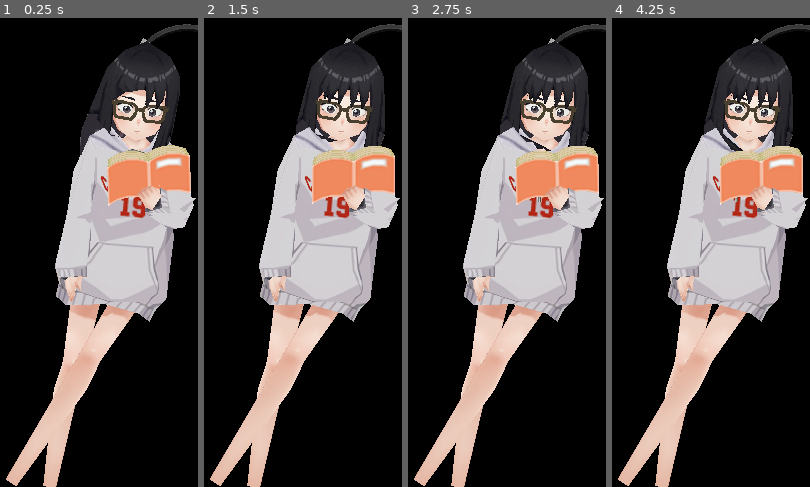
Above: before the commit, frames 1-4 (left to right).
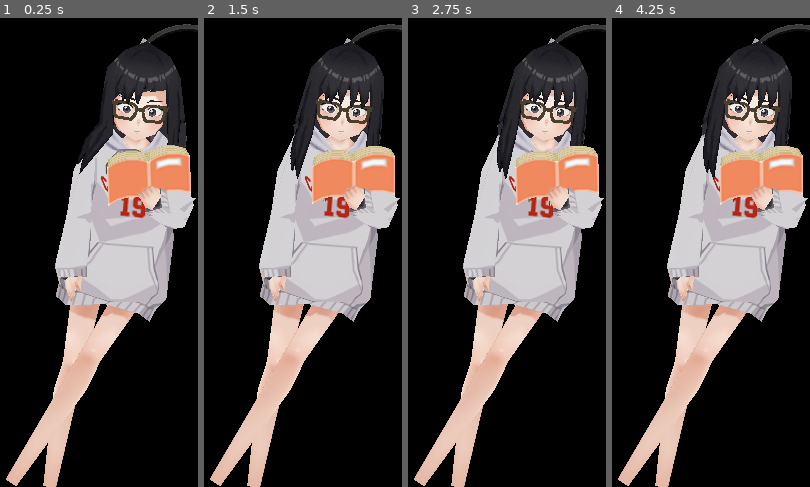
Above: after the commit, the same moments.

Repository: Galaxxxy60/FocusPals-Hackathon
Game: Godot game, scene res://main.tscn
Same seed, same stepped clock (60 frames per second), same inputs: the game is played once before the commit and once after it.
Inputs (mouse positions are in pixels of both pictures, inside the frame that each line leads up to):
- Up to frame 1 (0.25 s): no input
- Up to frame 2 (1.5 s): tap Enter at 0.5 s; move the mouse to (289, 210) at 0.52 s; click (289, 210) at 0.67 s; move the mouse to (outside the picture) at 1.27 s; click (outside the picture) at 1.42 s
- Up to frame 3 (2.75 s): move the mouse to (445, 125) at 2.02 s; click (445, 125) at 2.17 s
- Up to frame 4 (4.25 s): move the mouse to (outside the picture) at 2.77 s; click (outside the picture) at 2.92 s; move the mouse to (730, 313) at 3.52 s; click (730, 313) at 3.67 s

The runs differ from the first frame. In frame 1, 2.7% of the frame differs, in the area x 38-97%, y 10-39%; in frame 2, 1.2%; in frame 3, 1.2%; in frame 4, 1.2%.
Error before the commit: Parse Error: Identifier "strike_sequence_started" not declared in the current scope. (res://tama_anim_tree.gd:374)

Commit message:
feat: AnimTree fix + gaze system overhaul
- Fix PackedStringArray type mismatch (Godot 4.6 compat)
- Fix report_mood race condition (mood fires before audio)
- Add SCREEN_SCAN: eyes+head follow screen on classify_screen
- Three scan styles: side-eye (S<3), appuye (S<6), full stare (S>=6)
- Wall_talk gaze: mouse follow (deep work) / look at user (convo)
- Eyes always 100% toward screen during scan, head scales with S
- Bypass eye head-compensation during scan for crisp side-eye

Diff:
--- a/godot/main.gd
+++ b/godot/main.gd
@@ -263,6 +263,15 @@
 
 # ─── Animation Tree (separate module) ─────────────────────
 var _anim_tree_module = null  # tama_anim_tree.gd instance
+var _wall_talk_mouse_follow: bool = false  # Track mouse during WALL_TALK (deep work)
+
+# ─── Screen Scan Glance (periodic "checking" look) ────────
+var _scan_glance_timer: float = 0.0       # Countdown: when >0, head is turned
+var _scan_glance_cooldown: float = 0.0    # Time until next glance is allowed
+var _scan_eye_active: bool = false        # Bypass eye head-compensation during scan
+const SCAN_GLANCE_DURATION: float = 1.8   # How long she looks at screen
+const SCAN_GLANCE_MIN_CD: float = 8.0     # Min seconds between glances
+const SCAN_GLANCE_MAX_CD: float = 15.0    # Max seconds between glances
 
 # ─── Post-animation delta (for deferred gaze/spring bones) ──
 var _last_delta: float = 0.0
@@ -323,6 +332,32 @@
 
 func _on_tree_state_changed(old_state: String, new_state: String) -> void:
 	print("🎬 State: %s → %s" % [old_state, new_state])
+
+	# ── Gaze follows animation state ──
+	if new_state == "WALL_TALK":
+		# She's leaning in to talk — look at what matters
+		if conversation_active:
+			# Conversation: look at the user (they're talking to her)
+			set_gaze(GazeTarget.USER, 4.0)
+			_wall_talk_mouse_follow = false
+		else:
+			# Deep work: follow the mouse cursor (that's where the user works)
+			_wall_talk_mouse_follow = true
+			_gaze_active = true
+			_gaze_blend_target = 1.0
+			# Initial direction: glance at screen center, mouse tracking takes over
+			var mouse_pos := DisplayServer.mouse_get_position()
+			set_gaze_at_screen_point(float(mouse_pos.x), float(mouse_pos.y), 3.0)
+	elif new_state == "WALL_TALK":
+		pass  # unreachable but keeps match clean
+	elif (new_state == "ON_WALL" and old_state == "WALL_TALK") or \
+		 (new_state == "ON_WALL" and old_state == "RETURNING_WALL"):
+		# Done talking or returned from standing — back to book
+		_wall_talk_mouse_follow = false
+		set_gaze(GazeTarget.NEUTRAL, 2.0)
+	elif new_state == "LEAVING_WALL" or new_state == "STANDING":
+		# Leaving wall for real (suspicion escalation) — stop mouse follow
+		_wall_talk_mouse_follow = false
 
 
 func _on_tree_strike_fire() -> void:
@@ -704,6 +739,17 @@
 		if _ack_gaze_timer <= 0:
 			set_gaze(GazeTarget.NEUTRAL, 6.0)  # Snappy return to book
 
+	# Scan glance timer — auto-return after glance duration
+	if _scan_glance_cooldown > 0:
+		_scan_glance_cooldown -= delta
+	if _scan_glance_timer > 0:
+		_scan_glance_timer -= delta
+		if _scan_glance_timer <= 0:
+			# Glance over — smoothly return to book + eyes to center
+			set_gaze(GazeTarget.NEUTRAL, 2.0)
+			_set_eye_look(0.0, 0.0)  # Eyes back to center
+			_scan_eye_active = false
+
 	# Sync gaze targets to modifier BEFORE it processes (modifier runs after AnimationPlayer)
 	_sync_gaze_to_modifier()
 
@@ -728,12 +774,14 @@
 		_update_eye_follow(delta)
 
 		# Gaze debug mouse tracking — compute targets (actual bone write is in modifier)
-		if _debug_gaze_mouse and _gaze_active:
+		if (_debug_gaze_mouse or _wall_talk_mouse_follow) and _gaze_active:
 			var mouse_pos2 = DisplayServer.mouse_get_position()
 			var target_3d = _screen_to_world(float(mouse_pos2.x), float(mouse_pos2.y))
 			_gaze_world_target = target_3d
-			_look_at_world_point(target_3d, 8.0)
-			# Immediate sync for F3 mouse tracking (targets just computed)
+			# Smoother tracking for wall_talk (3.0) vs debug (8.0)
+			var track_speed: float = 3.0 if _wall_talk_mouse_follow else 8.0
+			_look_at_world_point(target_3d, track_speed)
+			# Immediate sync for mouse tracking (targets just computed)
 			_sync_gaze_to_modifier()
 
 # ─── Eye Follow (saccadic blend-shape eye movement) ──────
@@ -771,7 +819,8 @@
 		_eye_follow_h = lerpf(_eye_follow_h, 0.0, t)
 		_eye_follow_v = lerpf(_eye_follow_v, 0.0, t)
 	# Compensate for head gaze: reduce eye movement as head turns
-	var head_comp: float = 1.0 - (_gaze_blend * 0.5)
+	# BUT during scan glance, bypass: we want the side-eye to stay crisp
+	var head_comp: float = 1.0 if _scan_eye_active else (1.0 - (_gaze_blend * 0.5))
 	var h: float = _eye_follow_h * head_comp
 	var v: float = _eye_follow_v * head_comp
 	# Horizontal: swapped because Tama faces the user (mirrored)
@@ -895,7 +944,11 @@
 				_anim_tree_module.play_strike()
 				_activate_imba(1)
 			elif key in ["idle_wall_talk"]:
-				_anim_tree_module.play_wall_talk()
+				if _anim_tree_module.is_on_wall():
+					_anim_tree_module.play_wall_talk()
+				else:
+					# Already standing — can't wall_talk, fallback to idle
+					_anim_tree_module.set_standing_anim("idle")
 			elif key == "suspicious":
 				_anim_tree_module.set_standing_anim("suspicious")
 			elif key == "angry":
@@ -965,6 +1018,48 @@
 			var base_jaw: float = JAW_OPEN_MAP.get(shape, 0.3)
 			_set_jaw_open(base_jaw * clampf(amp, 0.3, 1.0))
 		return
+	elif command == "SCREEN_SCAN":
+		# Tama just analyzed the screen — visually show she's looking
+		var scan_s: float = data.get("suspicion", 0.0)
+		# Only glance when on wall and not already engaged
+		if _anim_tree_module and _anim_tree_module.is_on_wall() \
+				and not _wall_talk_mouse_follow and not _is_speaking:
+			# Three look styles based on suspicion:
+			# Eyes ALWAYS at full intensity — the primary visual cue
+			# Only HEAD movement scales with suspicion level
+			# ──────────────────────────────────────────────────────
+			# SIDE-EYE (S<3): eyes dart to screen, head barely moves
+			# APPUYÉ (S 3-5): eyes full + head turns noticeably
+			# FULL STARE (S≥6): eyes locked + head fully turned
+			# ──────────────────────────────────────────────────────
+			var head_blend: float
+			var look_duration: float
+			var head_speed: float
+			if scan_s < 3.0:
+				# SIDE-EYE: eyes do ALL the work, head barely moves
+				head_blend = 0.15
+				look_duration = 1.5
+				head_speed = 1.5
+			elif scan_s < 6.0:
+				# APPUYÉ: eyes full + head follows
+				head_blend = 0.5
+				look_duration = 2.2
+				head_speed = 3.0
+			else:
+				# FULL STARE: everything maxed
+				head_blend = 1.0
+				look_duration = 2.8
+				head_speed = 4.0
+			# Head turn (subtle to full)
+			set_gaze_subtle(GazeTarget.SCREEN_CENTER, head_speed, head_blend)
+			# Eyes ALWAYS at full: -1.0 horizontal = toward screen, -0.3 vertical = slightly up
+			# (contrasts with book-reading pose where eyes look down)
+			_set_eye_look(-1.0, -0.3)
+			_scan_eye_active = true
+			_scan_glance_timer = look_duration
+			# Reset cooldown so periodic glance doesn't fight
+			_scan_glance_cooldown = SCAN_GLANCE_MAX_CD
+		return
 	elif command == "CONNECTION_STATUS":
 		var conn_status = data.get("status", "")
 		_gemini_status = conn_status
@@ -994,8 +1089,37 @@
 	session_elapsed_secs = data.get("session_elapsed_secs", 0)
 	session_duration_secs = data.get("session_duration_secs", 3000)
 
-
-# ─── Suspicion Tiers ──────────────────────────────────────
+	# ── Screen scan glance — periodic "I'm watching" head turn ──
+	_try_scan_glance()
+
+
+# ─── Screen Scan Glance ──────────────────────────────────
+func _try_scan_glance() -> void:
+	"""Periodically glance at the screen during deep work.
+	Makes Tama feel alive — she 'checks' what you're doing."""
+	if _scan_glance_cooldown > 0:
+		return
+	# Only glance when on the wall, idle, not talking, not already looking
+	if not _anim_tree_module:
+		return
+	if not _anim_tree_module.is_on_wall():
+		return
+	if _anim_tree_module.current_state != 0:  # 0 = ON_WALL (not WALL_TALK etc)
+		return
+	if _wall_talk_mouse_follow:
+		return
+	if _gaze_blend > 0.1:  # Already gazing somewhere (ack, conversation, etc)
+		return
+	if _is_speaking:
+		return
+
+	# Trigger a subtle glance toward screen center
+	set_gaze_subtle(GazeTarget.SCREEN_CENTER, 3.0, 0.6)
+	_scan_glance_timer = SCAN_GLANCE_DURATION
+	# Randomize next cooldown for natural feel
+	_scan_glance_cooldown = randf_range(SCAN_GLANCE_MIN_CD, SCAN_GLANCE_MAX_CD)
+
+
 func _get_tier() -> int:
 	if suspicion_index >= 9.0: return 3  # STRIKE
 	if suspicion_index >= 6.0: return 2  # ANGRY
--- a/godot/main.tscn
+++ b/godot/main.tscn
@@ -2,49 +2,103 @@
 
 [ext_resource type="Script" uid="uid://dk11vbtj4hllf" path="res://main.gd" id="1_script"]
 [ext_resource type="PackedScene" uid="uid://dw2nxp5ti8x50" path="res://Tama._ver2.glb" id="2_h2yge"]
-[ext_resource type="Texture2D" uid="uid://cmyiemxta4c2w" path="res://blenderOne.png" id="3_h2yge"]
 [ext_resource type="PackedScene" uid="uid://cvvxysihq500i" path="res://headPhones.glb" id="4_1bvp3"]
+[ext_resource type="Texture2D" uid="uid://g71m8ddcu10r" path="res://Tama_blenderOne.png" id="4_lquwl"]
 
-[sub_resource type="StandardMaterial3D" id="StandardMaterial3D_0xm2m"]
+[sub_resource type="StandardMaterial3D" id="StandardMaterial3D_7mycd"]
 shading_mode = 0
-albedo_texture = ExtResource("3_h2yge")
+albedo_texture = ExtResource("4_lquwl")
 
-[sub_resource type="StandardMaterial3D" id="StandardMaterial3D_h2yge"]
+[sub_resource type="StandardMaterial3D" id="StandardMaterial3D_272bh"]
 shading_mode = 0
-albedo_texture = ExtResource("3_h2yge")
+albedo_texture = ExtResource("4_lquwl")
 
-[sub_resource type="StandardMaterial3D" id="StandardMaterial3D_1bvp3"]
+[sub_resource type="StandardMaterial3D" id="StandardMaterial3D_5vw27"]
 shading_mode = 0
-albedo_texture = ExtResource("3_h2yge")
+albedo_texture = ExtResource("4_lquwl")
 
-[sub_resource type="StandardMaterial3D" id="StandardMaterial3D_lquwl"]
+[sub_resource type="StandardMaterial3D" id="StandardMaterial3D_kek77"]
 transparency = 2
 alpha_scissor_threshold = 0.5
 alpha_antialiasing_mode = 0
 shading_mode = 0
-albedo_texture = ExtResource("3_h2yge")
+albedo_texture = ExtResource("4_lquwl")
 
-[sub_resource type="StandardMaterial3D" id="StandardMaterial3D_7mycd"]
+[sub_resource type="StandardMaterial3D" id="StandardMaterial3D_4c57u"]
 transparency = 2
 alpha_scissor_threshold = 0.5
 alpha_antialiasing_mode = 0
 shading_mode = 0
-albedo_texture = ExtResource("3_h2yge")
+albedo_texture = ExtResource("4_lquwl")
+
+[sub_resource type="StandardMaterial3D" id="StandardMaterial3D_efxa6"]
+shading_mode = 0
+albedo_texture = ExtResource("4_lquwl")
 
 [node name="Node3D" type="Node3D" unique_id=436502441]
 script = ExtResource("1_script")
 
-[node name="Tama" parent="." unique_id=1006748452 instance=ExtResource("2_h2yge")]
+[node name="Tama" parent="." unique_id=1246083364 instance=ExtResource("2_h2yge")]
 transform = Transform3D(1, 0, 0, 0, 1, 0, 0, 0, 1, 0.4677993, 1.1920929e-07, -0.109035015)
 
-[node name="Geo_Body_004" parent="Tama/Armature/Skeleton3D" parent_id_path=PackedInt32Array(1006748452, 1715233788) index="0" unique_id=466829972]
-surface_material_override/0 = SubResource("StandardMaterial3D_0xm2m")
-surface_material_override/1 = SubResource("StandardMaterial3D_h2yge")
-surface_material_override/2 = SubResource("StandardMaterial3D_1bvp3")
-surface_material_override/3 = SubResource("StandardMaterial3D_lquwl")
-surface_material_override/4 = SubResource("StandardMaterial3D_7mycd")
+[node name="Skeleton3D" parent="Tama/Armature" parent_id_path=PackedInt32Array(1246083364, 1726979517) index="0" unique_id=78239378]
+bones/0/position = Vector3(-0.49244112, 0.9312169, 0.012451796)
+bones/0/rotation = Quaternion(0.0011233228, -0.7071065, -0.0011233069, 0.7071054)
+bones/1/rotation = Quaternion(1.6790671e-09, 4.173115e-07, 0.0015886577, 0.99999875)
+bones/2/rotation = Quaternion(-1.0394552e-15, 5.4975196e-14, -8.364278e-10, 1)
+bones/3/rotation = Quaternion(-1.4719164e-16, 2.9802317e-07, 1.9871849e-09, 1)
+bones/4/rotation = Quaternion(-1.4129596e-08, -2.052124e-08, -0.2187827, 0.97577363)
+bones/5/position = Vector3(0.07001756, 0.23497857, -0.04628065)
+bones/5/rotation = Quaternion(0.9580337, 0.28545827, 0.02614496, 0.001230943)
+bones/6/position = Vector3(0.07095759, 0.24042453, 0.048506107)
+bones/6/rotation = Quaternion(0.95803326, 0.28546003, 0.026142599, 0.0012349071)
+bones/7/rotation = Quaternion(0.9736725, 0.22559059, -0.032486934, -0.003925009)
+bones/8/rotation = Quaternion(-0.030959206, -0.01858506, -0.11188605, 0.99306476)
+bones/9/rotation = Quaternion(0.9773509, 0.20805725, -0.02443181, 0.030008627)
+bones/10/rotation = Quaternion(0.04503279, 0.015751721, -0.11152243, 0.9926161)
+bones/12/rotation = Quaternion(-0.07150681, -0.03990399, 0.98485166, -0.15284571)
+bones/13/rotation = Quaternion(0.6241165, 0.34176236, -0.62025034, -0.33010113)
+bones/14/rotation = Quaternion(-0.29083794, 0.6655656, 0.24880682, 0.6407269)
+bones/15/rotation = Quaternion(-1.8388286e-05, -2.1910322e-05, -0.0023548277, 0.9999972)
+bones/16/rotation = Quaternion(-0.043657605, -0.18284975, -0.03962752, 0.98137134)
+bones/17/rotation = Quaternion(-0.23424482, -0.24748129, -0.5327467, 0.7746377)
+bones/18/rotation = Quaternion(0.670178, -0.26388356, -0.60060877, 0.34712562)
+bones/19/rotation = Quaternion(0.38312772, 0.7296375, -0.078560434, 0.560955)
+bones/20/rotation = Quaternion(-0.00019646499, 0.0005620456, -0.21248439, 0.9771643)
+bones/21/rotation = Quaternion(0.02201416, 0.0016220808, 0.07882634, 0.99664396)
+bones/22/rotation = Quaternion(0.1540962, -0.016957033, -0.18894514, 0.9696735)
+bones/23/rotation = Quaternion(-0.67184913, -0.18046659, 0.69982004, -0.16218033)
+bones/27/rotation = Quaternion(-0.6784661, -0.15216812, 0.69129264, -0.19657867)
+bones/31/position = Vector3(0.00020976132, 0.020117657, -0.12785359)
+bones/31/rotation = Quaternion(-0.021604067, -0.05632649, 0.99565774, -0.07089652)
+bones/31/scale = Vector3(1.0000575, 0.9999938, 0.999999)
+bones/32/rotation = Quaternion(-1.0053339e-07, -3.2307872e-07, -0.11460791, 0.9934108)
+bones/32/scale = Vector3(0.99999166, 1.0147121, 0.9999995)
+bones/33/rotation = Quaternion(1.992359e-06, -1.6521806e-08, 0.5867863, 0.80974185)
+bones/34/rotation = Quaternion(-0.0035828617, -0.0060902964, 0.9963796, -0.084722236)
+bones/34/scale = Vector3(1.000054, 1.0000002, 1.0000001)
+bones/35/rotation = Quaternion(-4.6199776e-07, -2.3131574e-07, -0.1459984, 0.9892849)
+bones/35/scale = Vector3(0.9999993, 1.000001, 0.9999997)
+bones/36/rotation = Quaternion(1.9633867e-06, 2.999753e-07, 0.44682735, 0.8946203)
+bones/37/position = Vector3(-0.22443163, 0.8703613, 0.043714304)
+bones/38/position = Vector3(-0.2980447, 1.128186, 0.33015177)
+bones/39/position = Vector3(-0.7626684, 0.8973582, 0.02820977)
+bones/39/rotation = Quaternion(0, 0.6321947, 0, 0.7748096)
+bones/40/position = Vector3(-0.82625955, 1.0509348, 0.23055694)
+bones/41/position = Vector3(-0.25815862, 0.027787397, 0.031388406)
+bones/42/position = Vector3(0.15045404, 0.4904002, 0.039363593)
+bones/43/position = Vector3(-0.57824206, 0.0431419, 0.022076495)
+bones/44/position = Vector3(0.004816562, 0.3312649, 0.021962315)
 
-[node name="HeadPhones" parent="Tama/Armature/Skeleton3D" parent_id_path=PackedInt32Array(1006748452, 1715233788) index="1" unique_id=1360701076 instance=ExtResource("4_1bvp3")]
+[node name="HeadPhones" parent="Tama/Armature/Skeleton3D" index="0" unique_id=1360701076 instance=ExtResource("4_1bvp3")]
+
+[node name="Geo_Body_004" parent="Tama/Armature/Skeleton3D" index="1" unique_id=2660294]
+surface_material_override/0 = SubResource("StandardMaterial3D_7mycd")
+surface_material_override/1 = SubResource("StandardMaterial3D_272bh")
+surface_material_override/2 = SubResource("StandardMaterial3D_5vw27")
+surface_material_override/3 = SubResource("StandardMaterial3D_kek77")
+surface_material_override/4 = SubResource("StandardMaterial3D_4c57u")
+surface_material_override/5 = SubResource("StandardMaterial3D_efxa6")
 
 [node name="Camera3D" type="Camera3D" parent="." unique_id=1997184296]
 transform = Transform3D(1, 0, 0, 0, 1, 0, 0, 0, 1, -0.32610798, 1.0462117, 2.1872618)
--- a/godot/tama_anim_tree.gd
+++ b/godot/tama_anim_tree.gd
@@ -19,6 +19,7 @@
 signal state_changed(old_state: String, new_state: String)
 signal strike_fire_point()        # Bone trigger detected → fire hand
 signal off_wall_complete()        # OffThewall forward done → now standing
+signal strike_sequence_started()  # Strike sequence just kicked off
 
 # ─── States ───────────────────────────────────────────────────
 enum State { ON_WALL, WALL_TALK, LEAVING_WALL, STANDING, RETURNING_WALL, STRIKING }
@@ -81,7 +82,7 @@
 		return false
 
 	# 1. Resolve real names from GLB
-	var avail: Array[StringName] = _player.get_animation_list()
+	var avail := _player.get_animation_list()
 	var found := 0
 	for key in WANTED:
 		var real := _match_anim(avail, WANTED[key])
@@ -121,7 +122,7 @@
 	return true
 
 
-func _match_anim(available: Array[StringName], target: String) -> String:
+func _match_anim(available, target: String) -> String:
 	var t := target.to_lower()
 	# Pass 1: exact
 	for a in available:
@@ -454,8 +455,8 @@
 
 	# ── Detect when strike_dab ends → choose next state ──
 	if current_state == State.STRIKING and cur_node == "strike_dab":
-		var pos := _playback.get_current_play_position()
-		var length := _playback.get_current_length()
+		var pos: float = _playback.get_current_play_position()
+		var length: float = _playback.get_current_length()
 		if length > 0 and pos >= length - 0.05:
 			_on_strike_complete()
 
@@ -508,7 +509,7 @@
 func _set_state(new_state: int) -> void:
 	if current_state == new_state:
 		return
-	var old_name := State.keys()[current_state]
-	var new_name := State.keys()[new_state]
+	var old_name: String = State.keys()[current_state]
+	var new_name: String = State.keys()[new_state]
 	current_state = new_state
 	state_changed.emit(old_name, new_name)
Not shown, changed: agent/gemini_session.py
